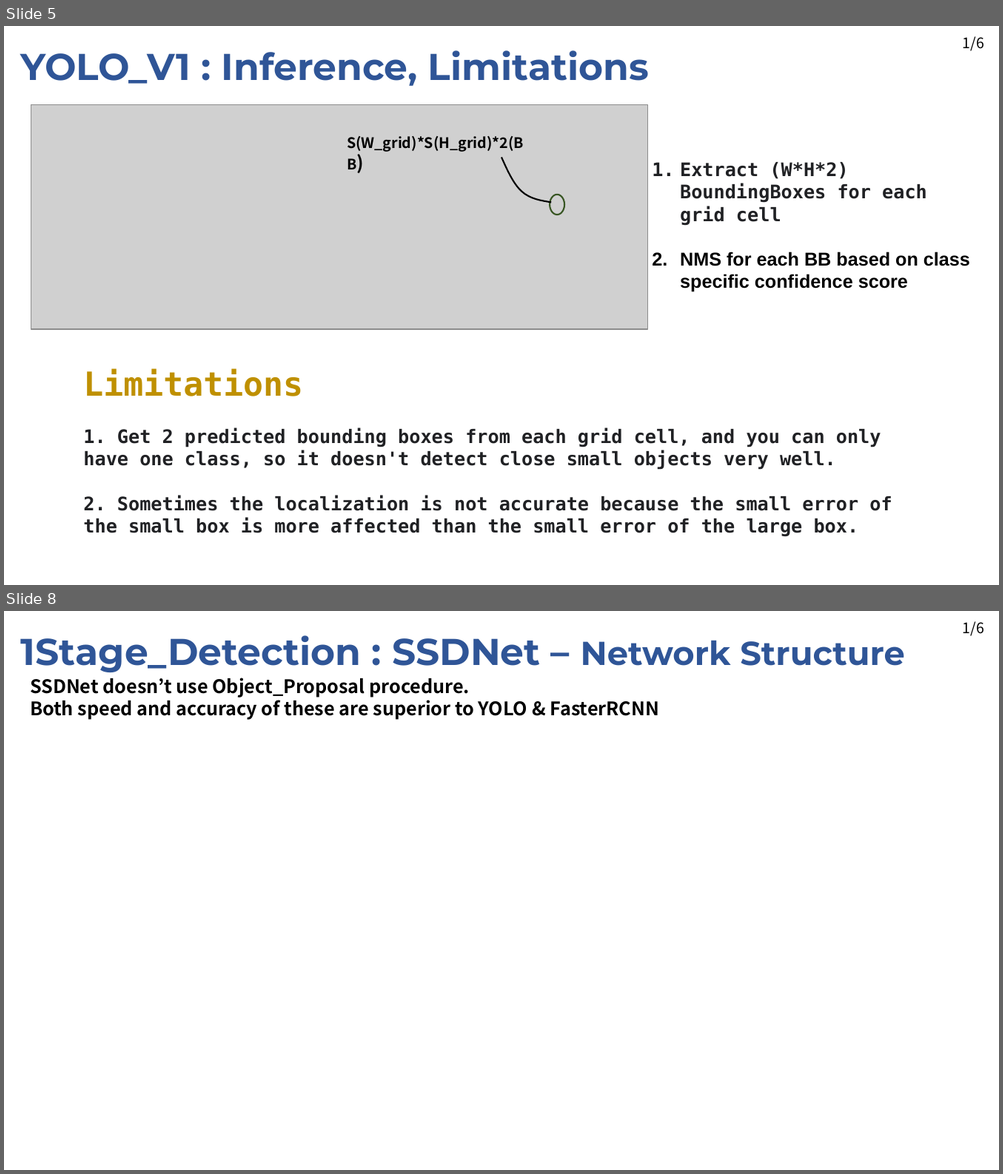
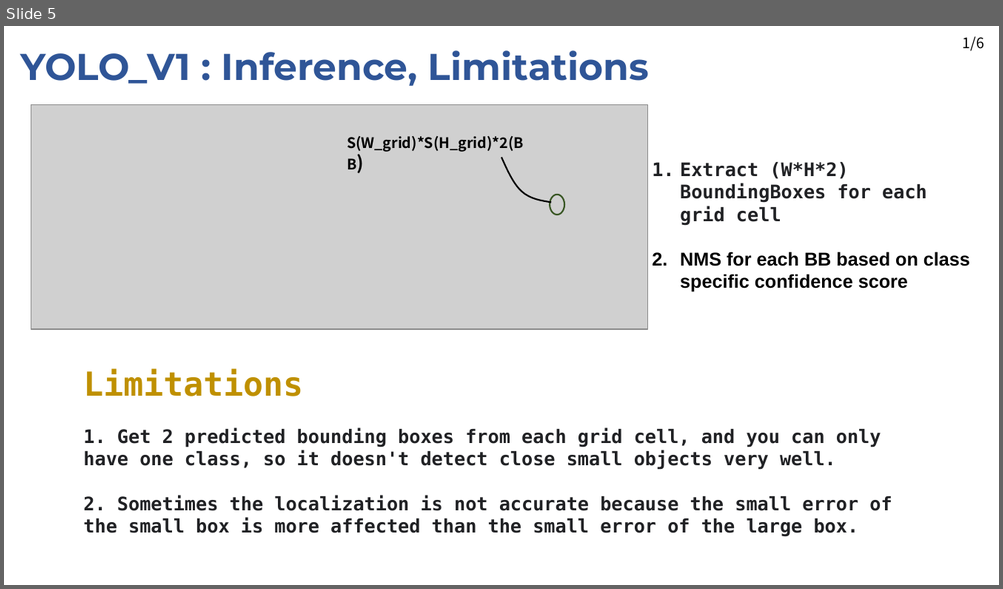
Before and after one commit to JaeHyung-Jung/Seminar_Deeplearning, a slide deck: 2nd_week/Seminar_2nd_week_1Stage.pptx. Shown one above the other, each under a label of ours: slides 5 and 8 before the commit, slide 5 after it; the slides between them are not shown. The pictures are 1003x1174 and 1003x589 pixels, drawn with LibreOffice and Linux fonts; fonts in the diff are those of the drawing; grey boxes stand for pictures. Boxes give left, top, right and bottom in pixels: in the first picture for what was removed or moved away, otherwise in the second. Text is boxed around its words. In the diff, an @@ line names an element or a change of style, - is before the commit and + after.

```diff
--- a/2nd_week/Seminar_2nd_week_1Stage.pptx
+++ b/2nd_week/Seminar_2nd_week_1Stage.pptx
@@ slide 8 removed at [4, 611, 999, 1170], background #FFFFFF @@
@@ text removed at [962, 621, 984, 636] @@
-1/6
@@ text removed at [21, 635, 905, 672] @@
-1Stage_Detection : SSDNet – Network Structure
@@ text removed at [30, 678, 659, 720] @@
-SSDNet doesn’t use Object_Proposal procedure.
-Both speed and accuracy of these are superior to YOLO & FasterRCNN
```
Also in this commit, not shown: 8 slides changed, 4 slides added, 1 other slide removed.
